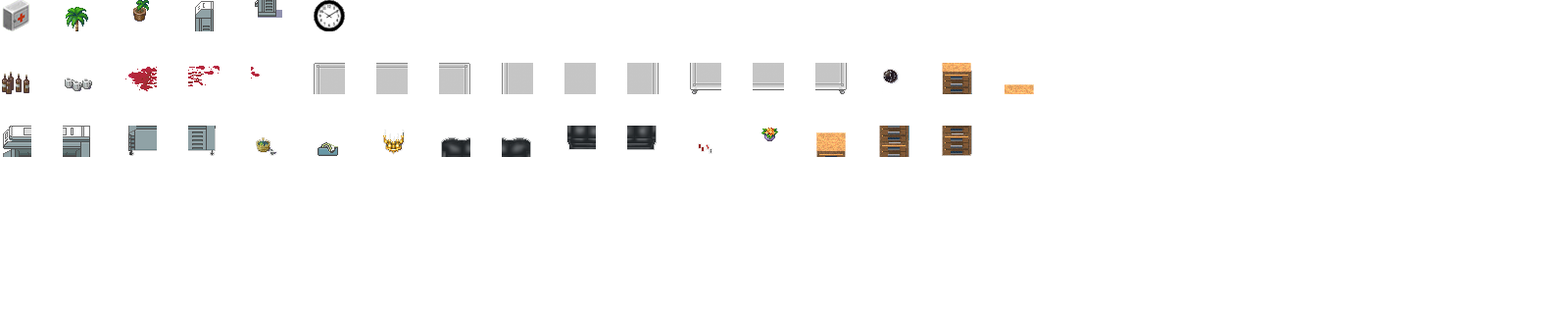
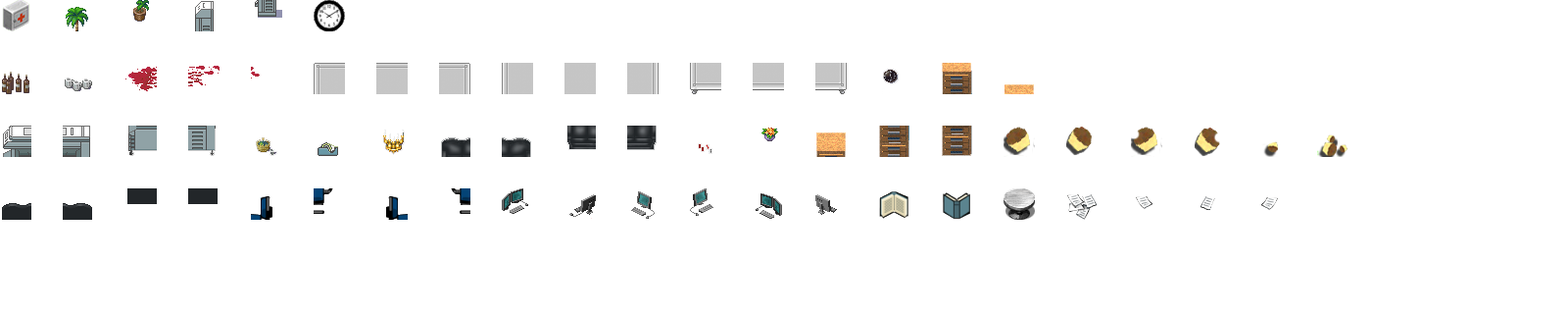
Comparing the layer stacks of the two (1568, 314) images. Changes:
added layer "muffin 2 with bites" above "muffin 2" over [1194, 127, 1221, 157]
added layer "muffin 2" above "muffin 1 with bites" over [1066, 126, 1093, 156]
added layer "muffin 1 with bites" above "muffin 1" over [1130, 126, 1163, 157]
added layer "muffin 1" above "paper 3" over [1003, 126, 1035, 157]
added layer "pile of paper" above "single monitor left" over [1067, 194, 1098, 220]
added layer "single monitor left" above "single monitor right" over [689, 188, 714, 216]
added layer "single monitor right" above "small round desk" over [631, 191, 655, 219]
added layer "small round desk" above "open book back" over [1003, 188, 1035, 220]
added layer "open book back" above "book open front" over [942, 192, 971, 220]
added layer "book open front" above "group of muffins" over [879, 191, 909, 219]
added layer "group of muffins" above "muffin small 1" over [1317, 134, 1349, 157]
added layer "computer back left" (1st of 2) above "computer back left" over [815, 194, 837, 215]
added layer "computer back left" (2nd of 2) above "dual monitor right" over [569, 194, 596, 219]
added layer "dual monitor right" above "dual monitor left" over [755, 193, 783, 219]
added layer "dual monitor left" above "chair left bottom" over [501, 188, 529, 214]
added layer "chair left bottom" above "chair right bottom" over [450, 188, 471, 214]
added layer "chair right bottom" above "chair left top" over [313, 188, 334, 214]
added layer "chair left top" above "chair right top" over [386, 196, 408, 220]
added layer "chair right top" above "backofsofa 4" over [250, 196, 273, 220]
added layer "backofsofa 4" above "backofsofa 3" over [188, 188, 218, 204]
added layer "backofsofa 3" above "backofsofa 2" over [127, 188, 157, 204]
added layer "backofsofa 2" above "backofsofa 1" over [62, 202, 93, 220]
added layer "backofsofa 1" above "pedestal 2" over [1, 202, 32, 220]
…and 4 more changes (4 added)
